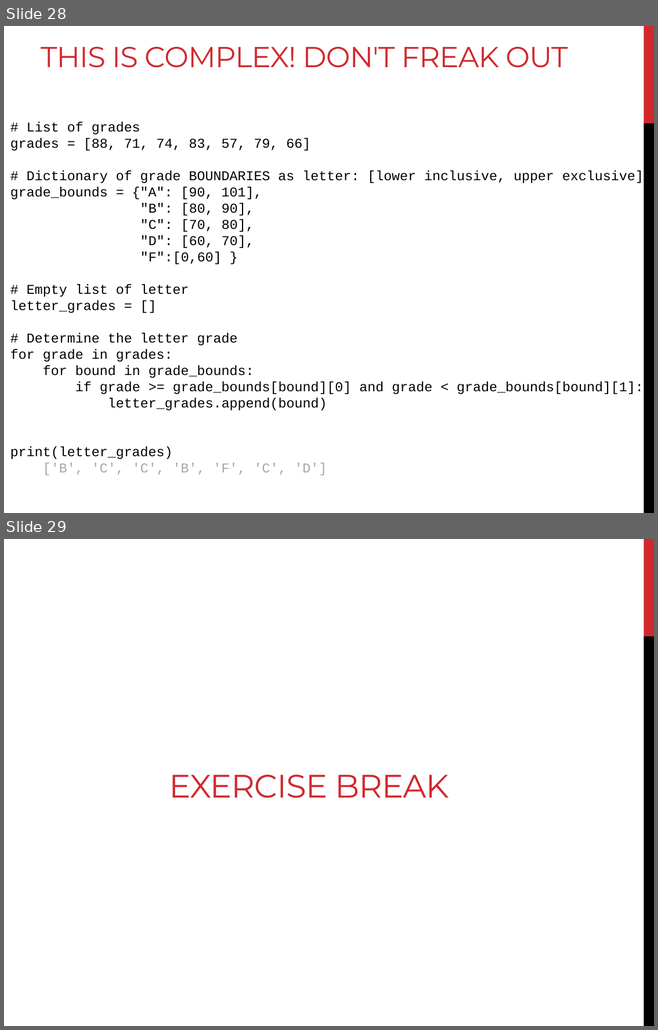
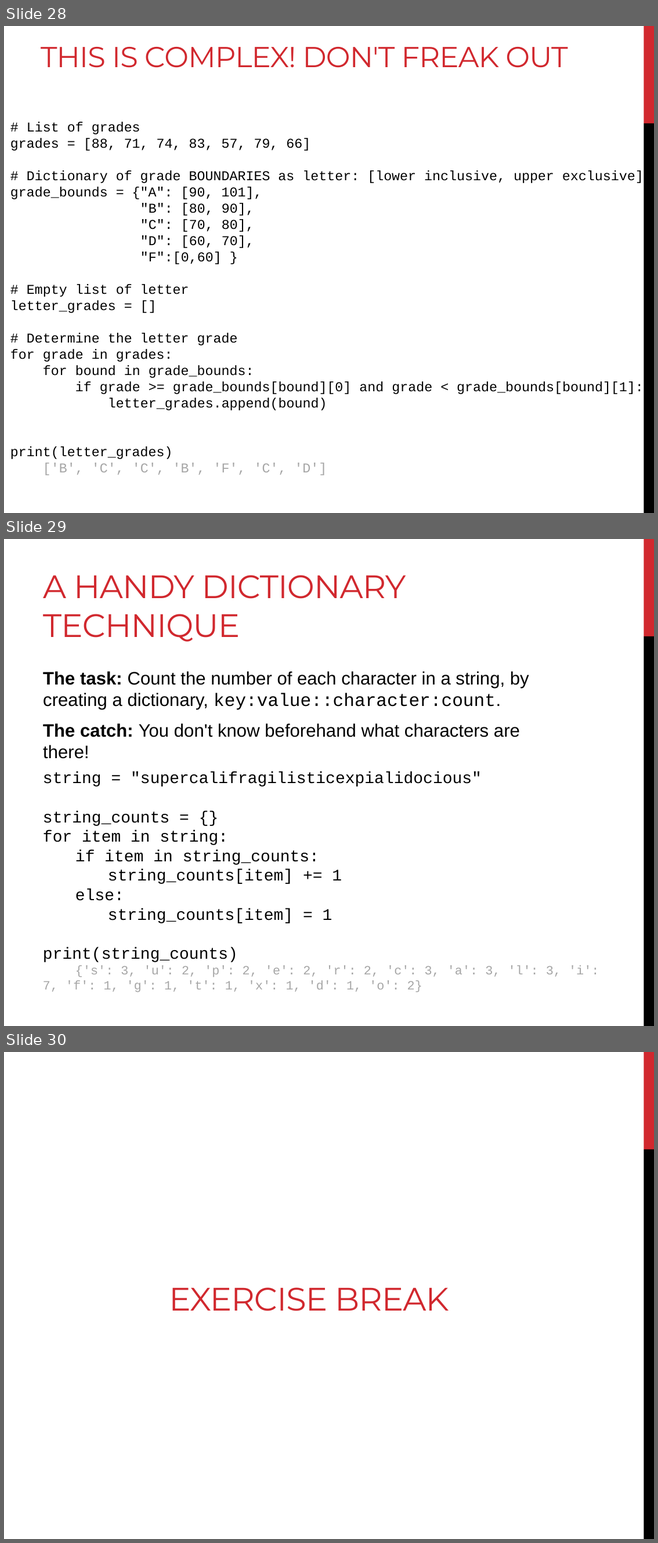
Before and after one commit to sjspielman/bdib2018_python, a slide deck: files/slides/slides_day2.pptx. Shown one above the other, each under a label of ours: slides 28 and 29 before the commit, slides 28, 29 and 30 after it. The pictures are 658x1030 and 658x1543 pixels, drawn with LibreOffice and Linux fonts; fonts in the diff are those of the drawing. Boxes give left, top, right and bottom in pixels: in the first picture for what was removed or moved away, otherwise in the second. Text is boxed around its words. In the diff, an @@ line names an element or a change of style, - is before the commit and + after.

```diff
--- a/files/slides/slides_day2.pptx
+++ b/files/slides/slides_day2.pptx
@@ slide 29 added at bbox=[4, 539, 654, 1026], background #FFFFFF; not listed: 2 template elements that a slide beside it also shows @@
@@ title added at bbox=[43, 575, 406, 642], 36 pt, text #D1282E @@
+A HANDY DICTIONARY TECHNIQUE
@@ text added at bbox=[43, 671, 529, 759], 20 pt, text #000000 @@
+The task: Count the number of each character in a string, by creating a dictionary, key:value::character:count.
+The catch: You don't know beforehand what characters are there!
@@ text added at bbox=[43, 772, 598, 993], 18 pt, text #000000 @@
+string = "supercalifragilisticexpialidocious"
+string_counts = {}
+for item in string:
+if item in string_counts:
+string_counts[item] += 1
+else:
+string_counts[item] = 1
+print(string_counts)
+{'s': 3, 'u': 2, 'p': 2, 'e': 2, 'r': 2, 'c': 3, 'a': 3, 'l': 3, 'i': 7, 'f': 1, 'g': 1, 't': 1, 'x': 1, 'd': 1, 'o': 2}
@@ what was slide 29 is now slide 30 @@
```
Also in this commit, not shown: 2 other files.
